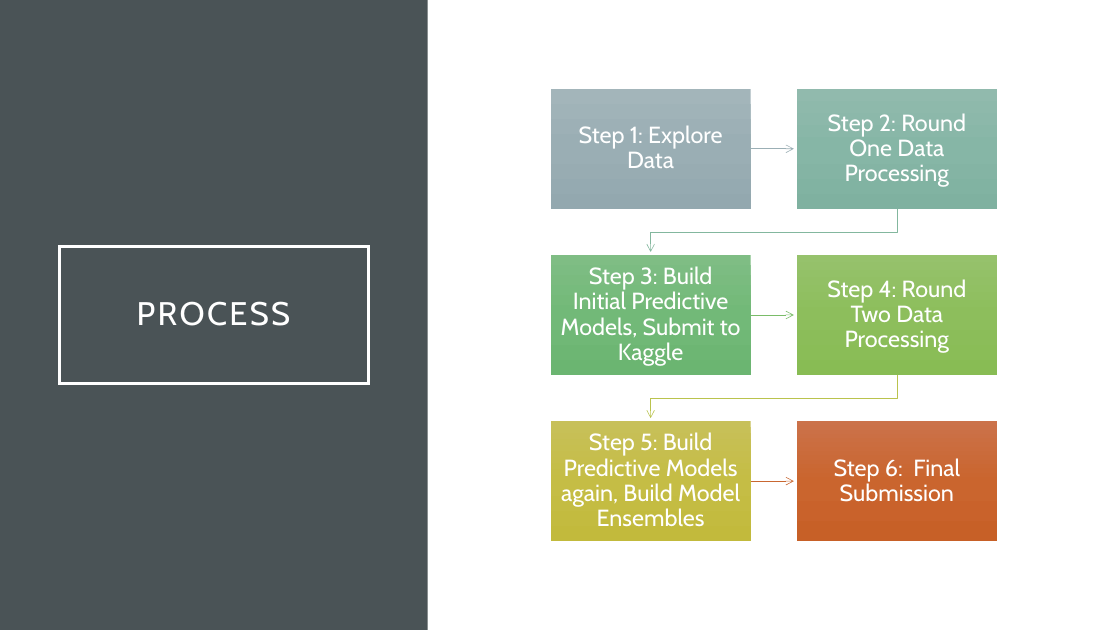
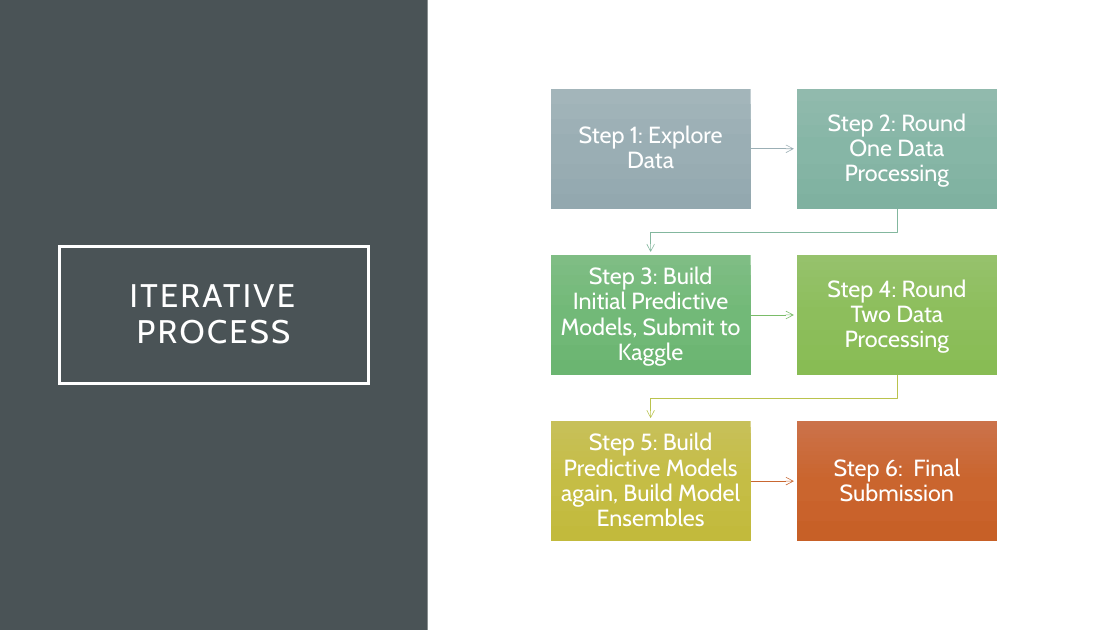
Before and after one commit to bbotzheim/ML_Kaggle_Competition_House_Prices, a slide deck: slide 4 of Project_Presentation.pptx. Drawn at 1120x630 pixels with LibreOffice and Linux fonts; fonts in the diff are those of the drawing. Boxes give left, top, right and bottom in pixels: in the first picture for what was removed or moved away, otherwise in the second. Text is boxed around its words. In the diff, an @@ line names an element or a change of style, - is before the commit and + after.

```diff
--- a/Project_Presentation.pptx
+++ b/Project_Presentation.pptx
@@ title at (130,284,295,344): text changed @@
-PROCESS
+ITERATIVE
+PROCESS
```
Also in this commit, not shown: 5 other slides changed, 1 other file.
